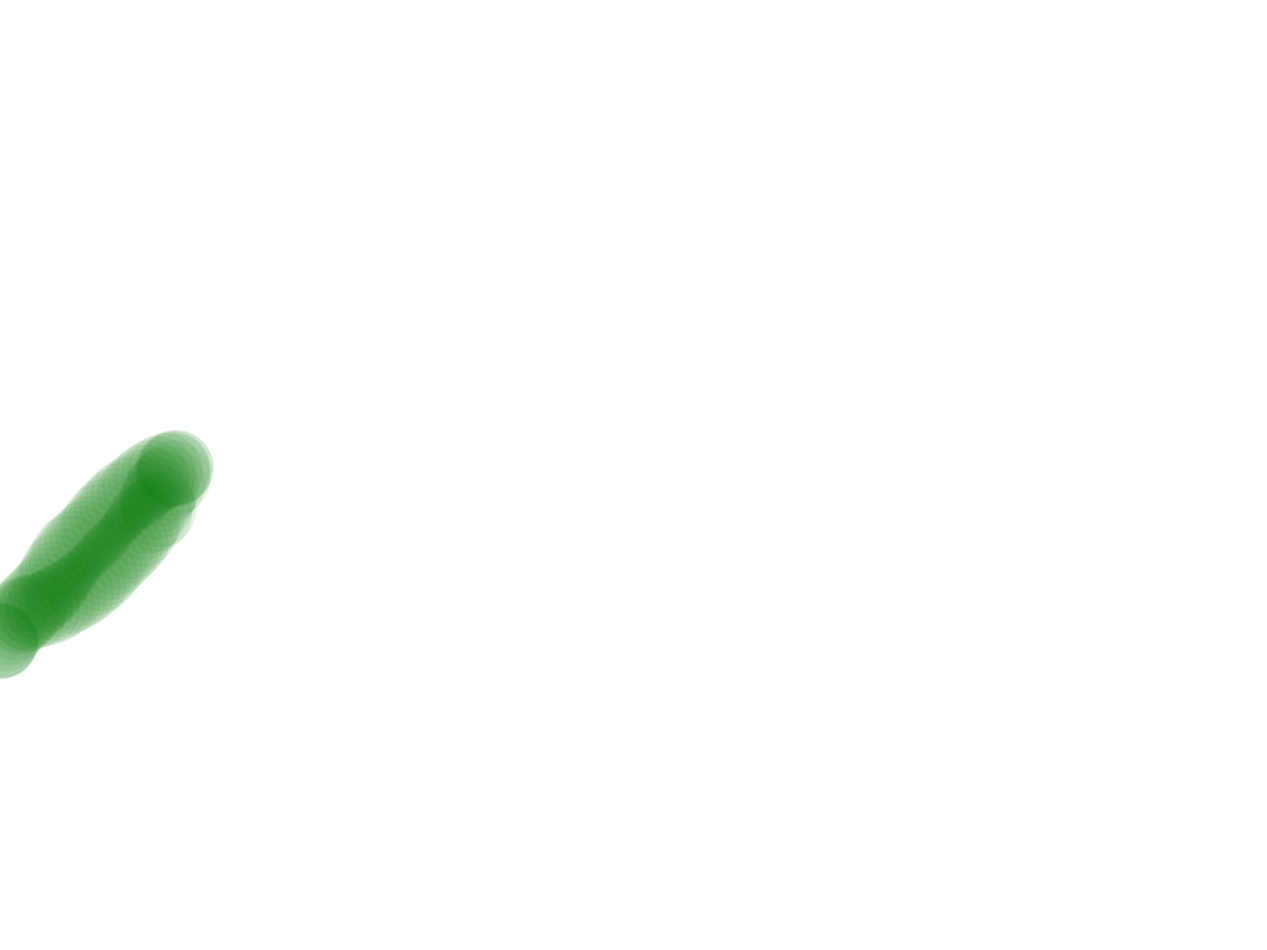
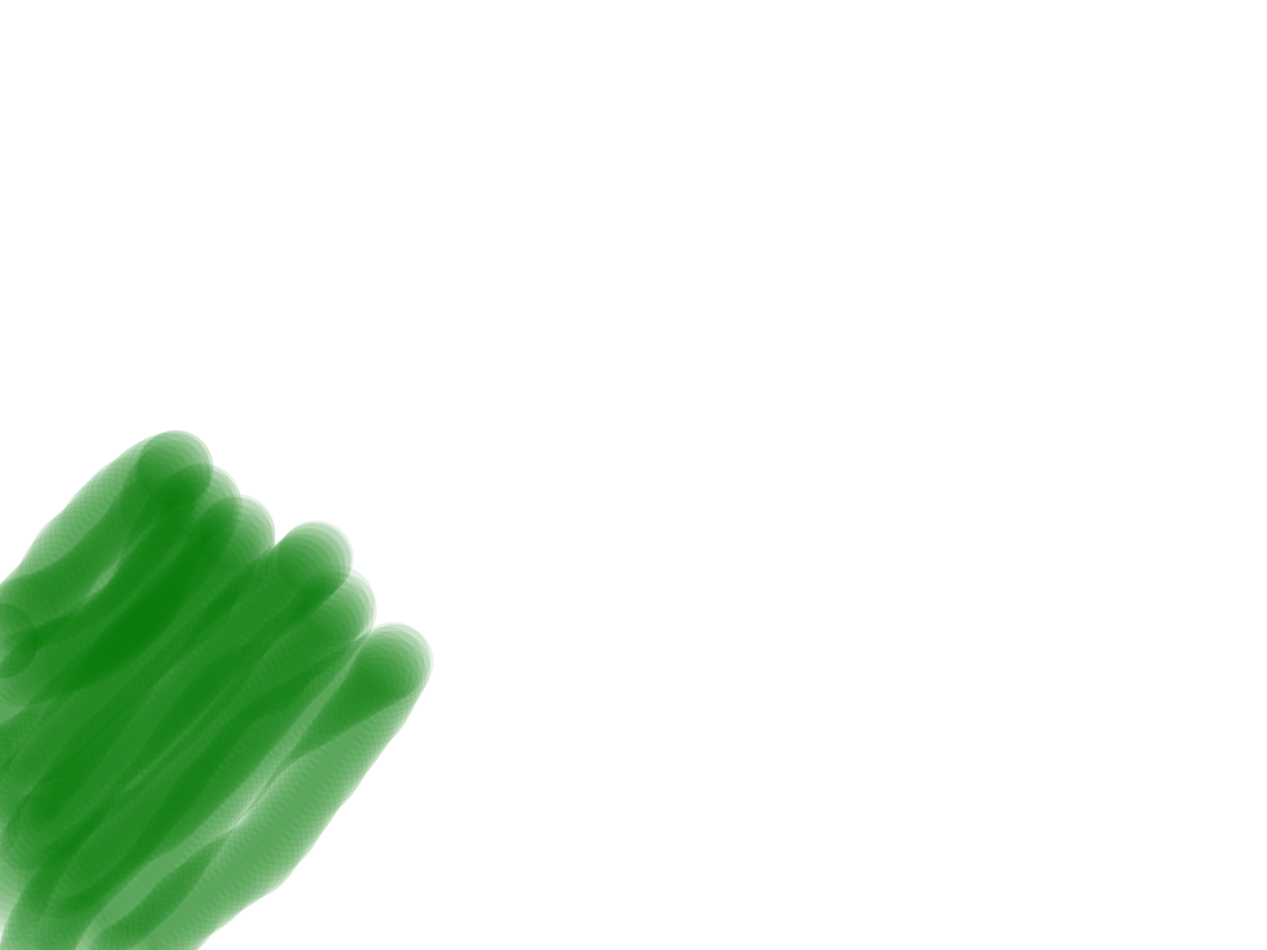
Revision of a layered 1267 x 950 image; what changed, layer by layer:
painted on "Background" over [0, 463, 434, 950]
